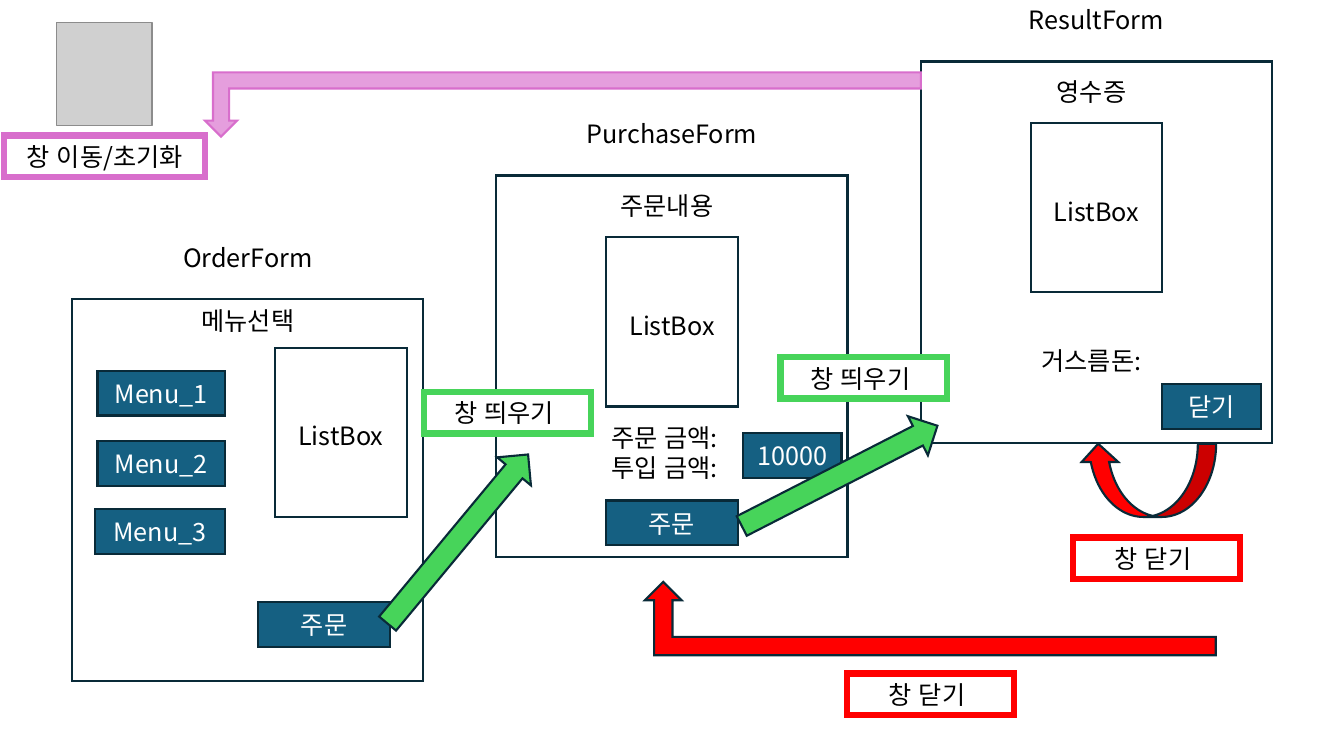
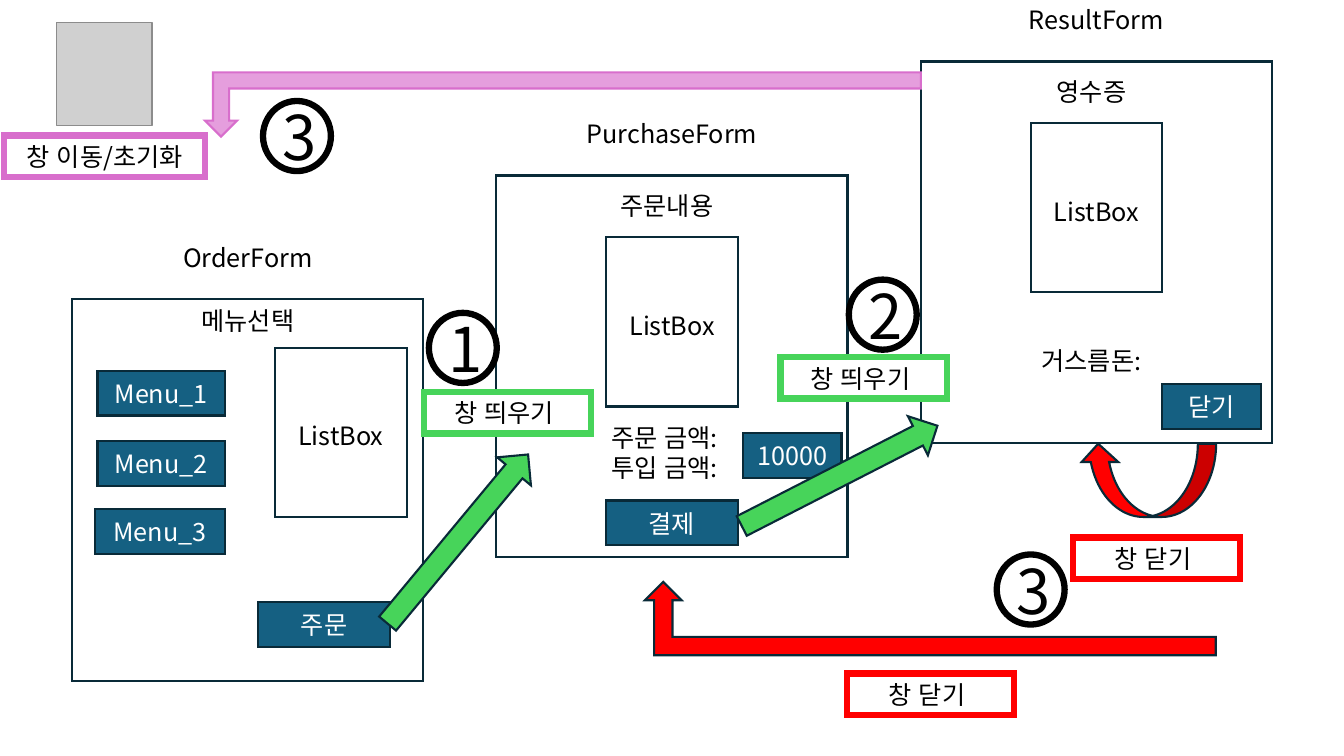
Before and after one commit to Mourn5367/Csharp_Subject, a slide deck: slide 1 of Kiosk_진행도.pptx. Drawn at 1344x756 pixels with LibreOffice and Linux fonts; fonts in the diff are those of the drawing; grey boxes stand for pictures. Boxes give left, top, right and bottom in pixels: in the first picture for what was removed or moved away, otherwise in the second. Text is boxed around its words. In the diff, an @@ line names an element or a change of style, - is before the commit and + after.

```diff
--- a/Kiosk_진행도.pptx
+++ b/Kiosk_진행도.pptx
@@ ellipse added at (x1=263, y1=101, x2=331, y2=171), outline #000000 4.5 pt, 44 pt, text #000000 @@
+3
@@ ellipse added at (x1=849, y1=279, x2=917, y2=350), outline #000000 4.5 pt, 44 pt, text #000000 @@
+2
@@ ellipse added at (x1=429, y1=313, x2=496, y2=383), outline #000000 4.5 pt, 44 pt, text #000000 @@
+1
@@ text in rectangle at (x1=649, y1=512, x2=695, y2=535): text changed @@
-주문
+결제
@@ ellipse added at (x1=997, y1=555, x2=1065, y2=625), outline #000000 4.5 pt, 44 pt, text #000000 @@
+3
```
Also in this commit, not shown: 6 other files.
